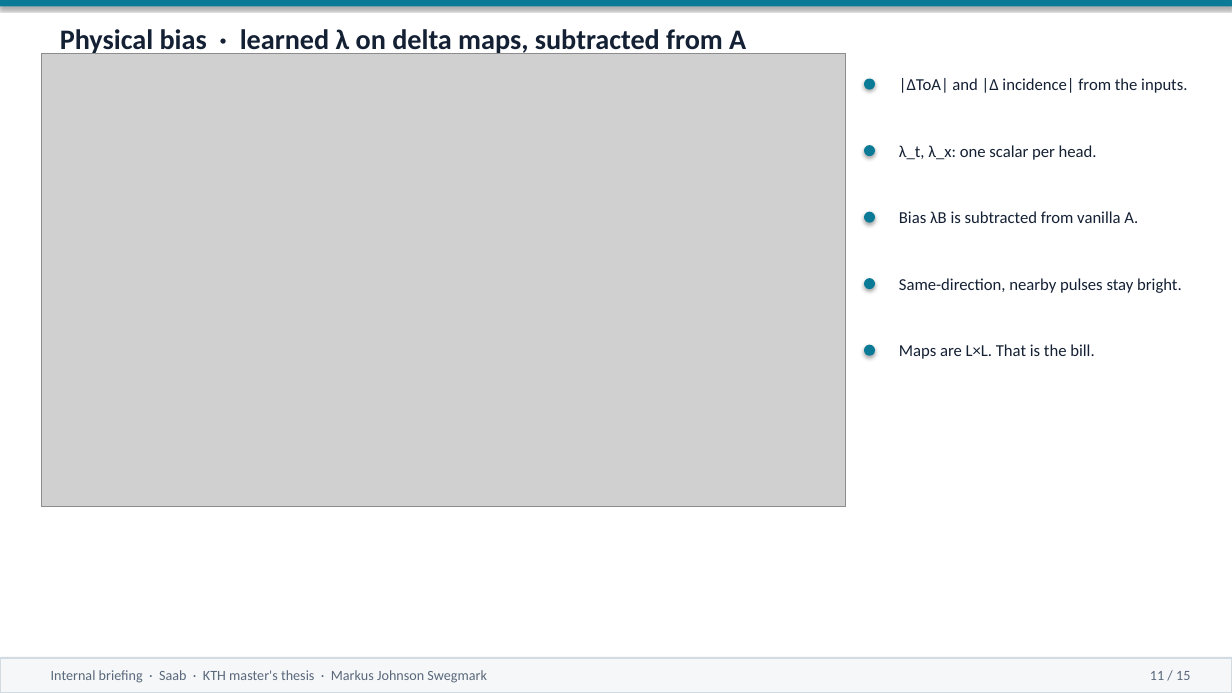
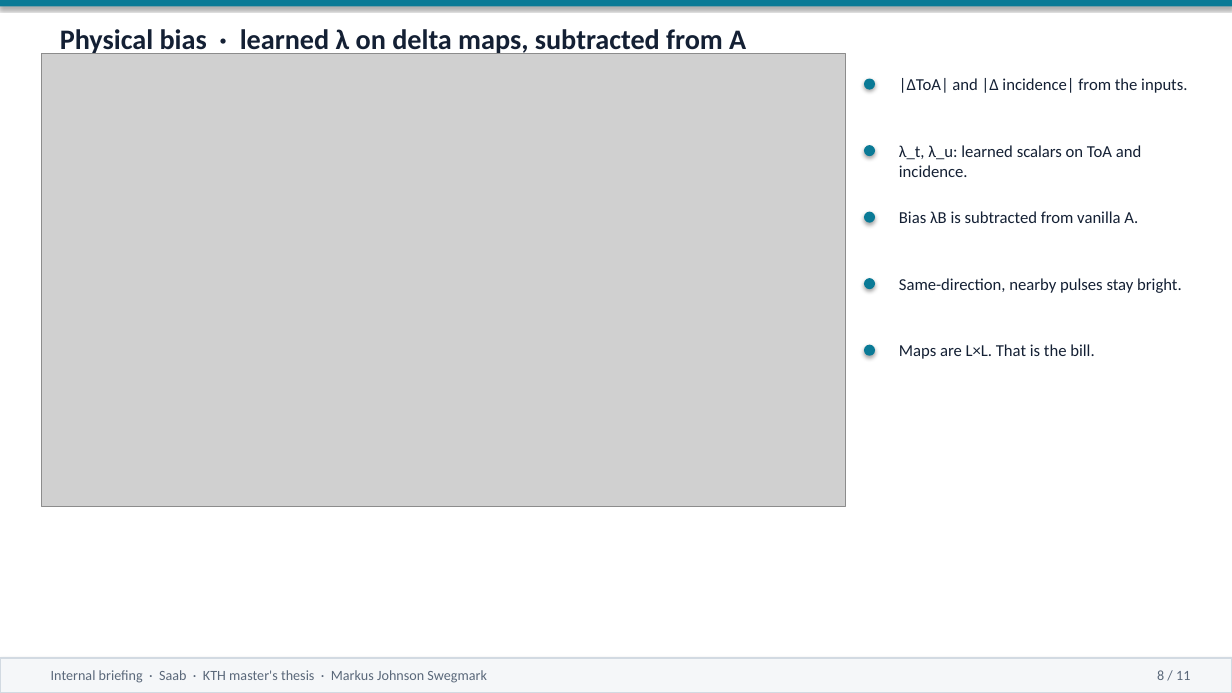
Before and after one commit to macktron/masters-thesis, a slide deck: slide 8 of presentation/Saab_internal_briefing.pptx (slide 11 before the commit). Drawn at 1232x693 pixels with LibreOffice and Linux fonts; fonts in the diff are those of the drawing; grey boxes stand for pictures. Boxes give left, top, right and bottom in pixels: in the first picture for what was removed or moved away, otherwise in the second. Text is boxed around its words. In the diff, an @@ line names an element or a change of style, - is before the commit and + after.

```diff
--- a/presentation/Saab_internal_briefing.pptx
+++ b/presentation/Saab_internal_briefing.pptx
@@ text at <box>899,145,1141,177</box>: text changed @@
-λ_t, λ_x: one scalar per head.
+λ_t, λ_u: learned scalars on ToA and incidence.
@@ text at <box>1157,670,1190,680</box>: text changed @@
-11 / 15
+8 / 11
```
Also in this commit, not shown: 10 other slides changed, 4 slides removed, 22 other files.
